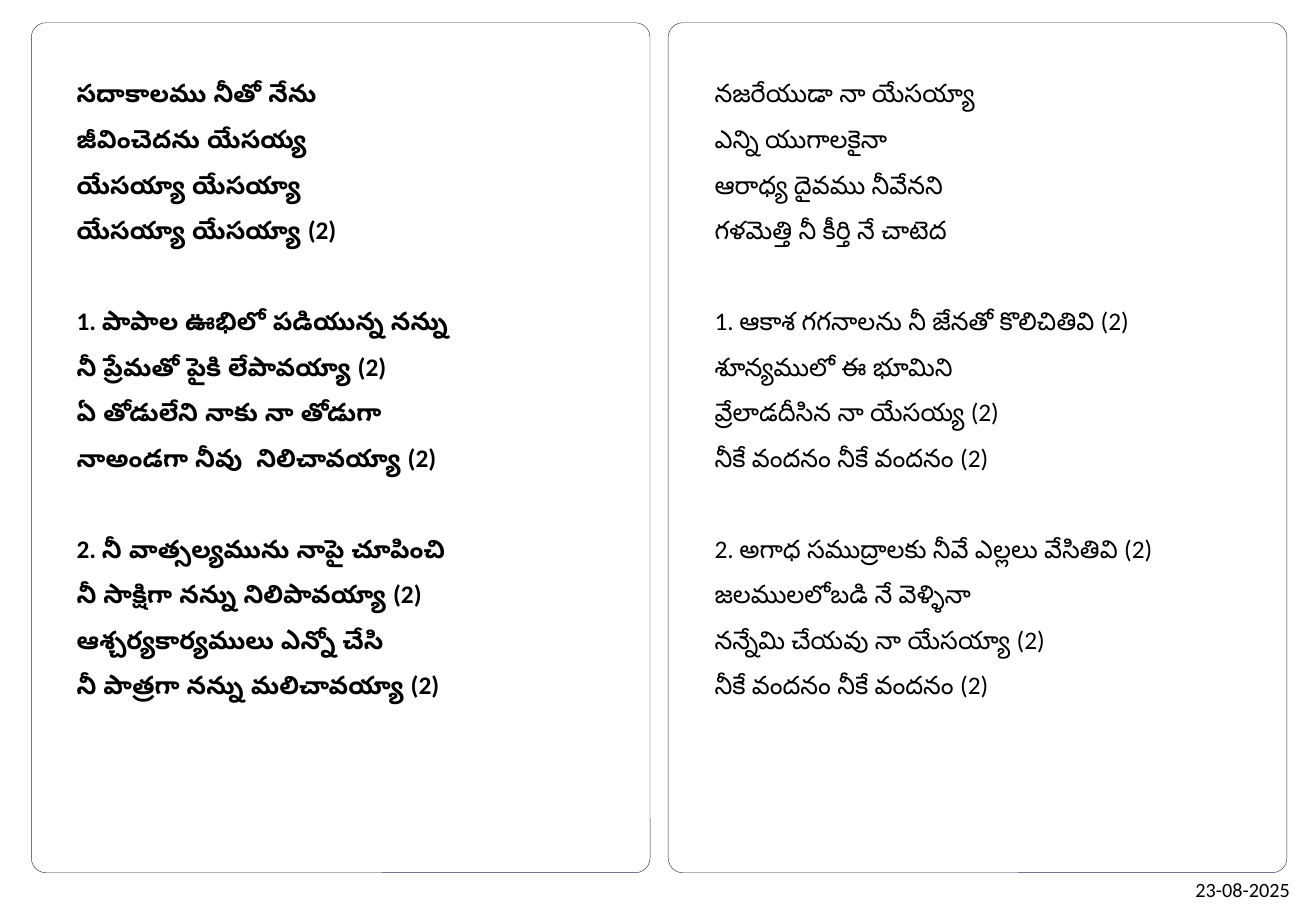
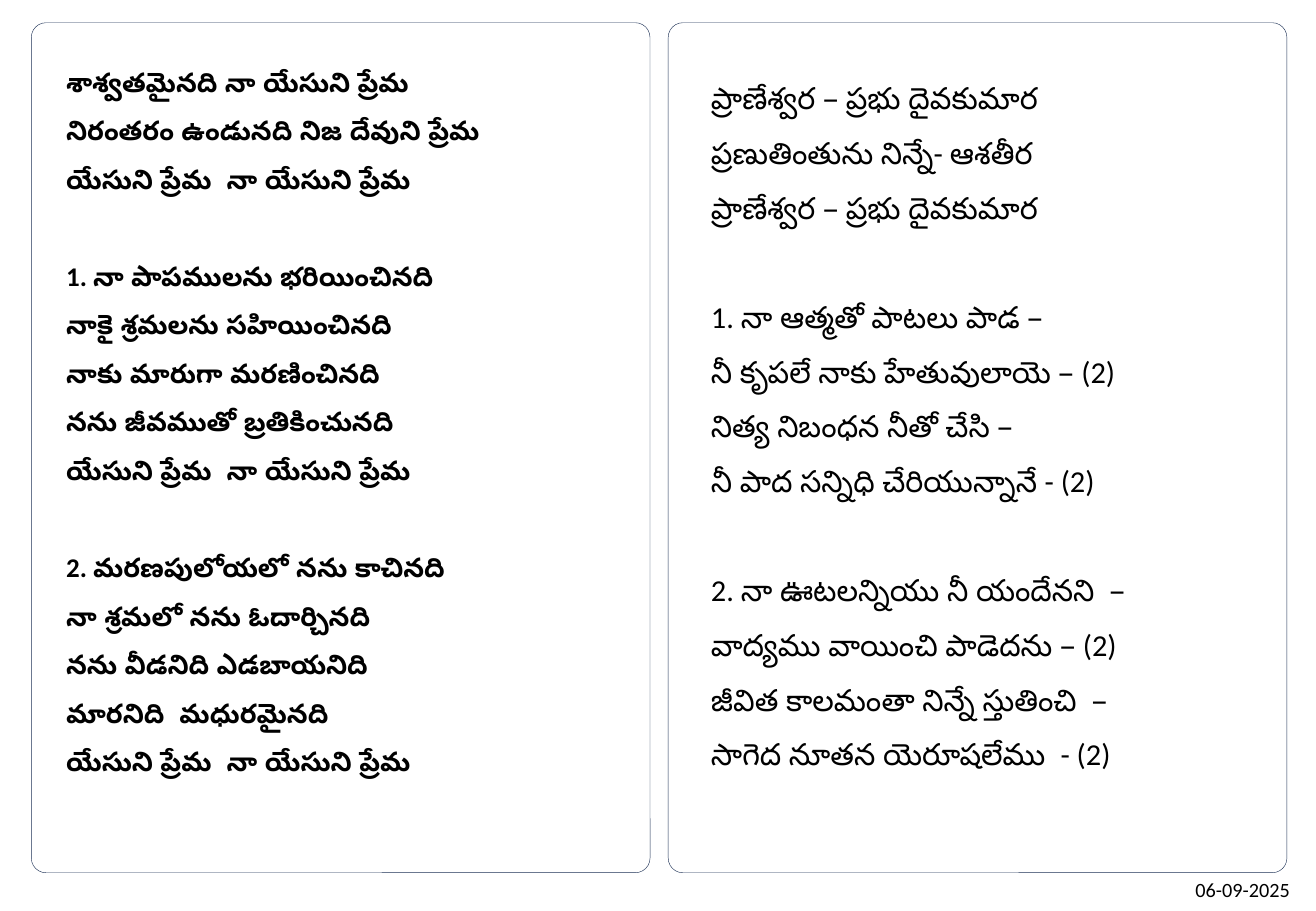
Before and after one commit to venu-webdev/songsDb, a slide deck: slide 1 of songsTemplate.pptx. Drawn at 1316x911 pixels with LibreOffice and Linux fonts; fonts in the diff are those of the drawing. Boxes give left, top, right and bottom in pixels: in the first picture for what was removed or moved away, otherwise in the second. Text is boxed around its words. In the diff, an @@ line names an element or a change of style, - is before the commit and + after.

```diff
--- a/songsTemplate.pptx
+++ b/songsTemplate.pptx
@@ text at bbox=[66, 72, 479, 779]: text changed; size 15 to 16 pt @@
-సదాకాలము నీతో నేను
-జీవించెదను యేసయ్య
-యేసయ్యా యేసయ్యా
-యేసయ్యా యేసయ్యా (2)
-1. పాపాల ఊభిలో పడియున్న నన్ను
-నీ ప్రేమతో పైకి లేపావయ్యా (2)
-ఏ తోడులేని నాకు నా తోడుగా
-నాఅండగా నీవు నిలిచావయ్యా (2)
-2. నీ వాత్సల్యమును నాపై చూపించి
-నీ సాక్షిగా నన్ను నిలిపావయ్యా (2)
-ఆశ్చర్యకార్యములు ఎన్నో చేసి
-నీ పాత్రగా నన్ను మలిచావయ్యా (2)
+శాశ్వతమైనది నా యేసుని ప్రేమ
+నిరంతరం ఉండునది నిజ దేవుని ప్రేమ
+యేసుని ప్రేమ నా యేసుని ప్రేమ
+1. నా పాపములను భరియించినది
+నాకై శ్రమలను సహియించినది
+నాకు మారుగా మరణించినది
+నను జీవముతో బ్రతికించునది
+యేసుని ప్రేమ నా యేసుని ప్రేమ
+2. మరణపులోయలో నను కాచినది
+నా శ్రమలో నను ఓదార్చినది
+నను వీడనిది ఎడబాయనిది
+మారనిది మధురమైనది
+యేసుని ప్రేమ నా యేసుని ప్రేమ
@@ text at bbox=[711, 88, 1117, 769]: text changed; size 15 to 18 pt @@
-నజరేయుడా నా యేసయ్యా
-ఎన్ని యుగాలకైనా
-ఆరాధ్య దైవము నీవేనని
-గళమెత్తి నీ కీర్తి నే చాటెద
-1. ఆకాశ గగనాలను నీ జేనతో కొలిచితివి (2)
-శూన్యములో ఈ భూమిని
-వ్రేలాడదీసిన నా యేసయ్య (2)
-నీకే వందనం నీకే వందనం (2)
-2. అగాధ సముద్రాలకు నీవే ఎల్లలు వేసితివి (2)
-జలములలోబడి నే వెళ్ళినా
-నన్నేమి చేయవు నా యేసయ్యా (2)
-నీకే వందనం నీకే వందనం (2)
+ప్రాణేశ్వర – ప్రభు దైవకుమార
+ప్రణుతింతును నిన్నే- ఆశతీర
+ప్రాణేశ్వర – ప్రభు దైవకుమార
+1. నా ఆత్మతో పాటలు పాడ –
+నీ కృపలే నాకు హేతువులాయె – (2)
+నిత్య నిబంధన నీతో చేసి –
+నీ పాద సన్నిధి చేరియున్నానే - (2)
+2. నా ఊటలన్నియు నీ యందేనని –
+వాద్యము వాయించి పాడెదను – (2)
+జీవిత కాలమంతా నిన్నే స్తుతించి –
+సాగెద నూతన యెరూషలేము - (2)
@@ text at bbox=[1195, 883, 1289, 897]: text changed @@
-23-08-2025
+06-09-2025
```
Also in this commit, not shown: 1 other slide changed, 6 other files.
